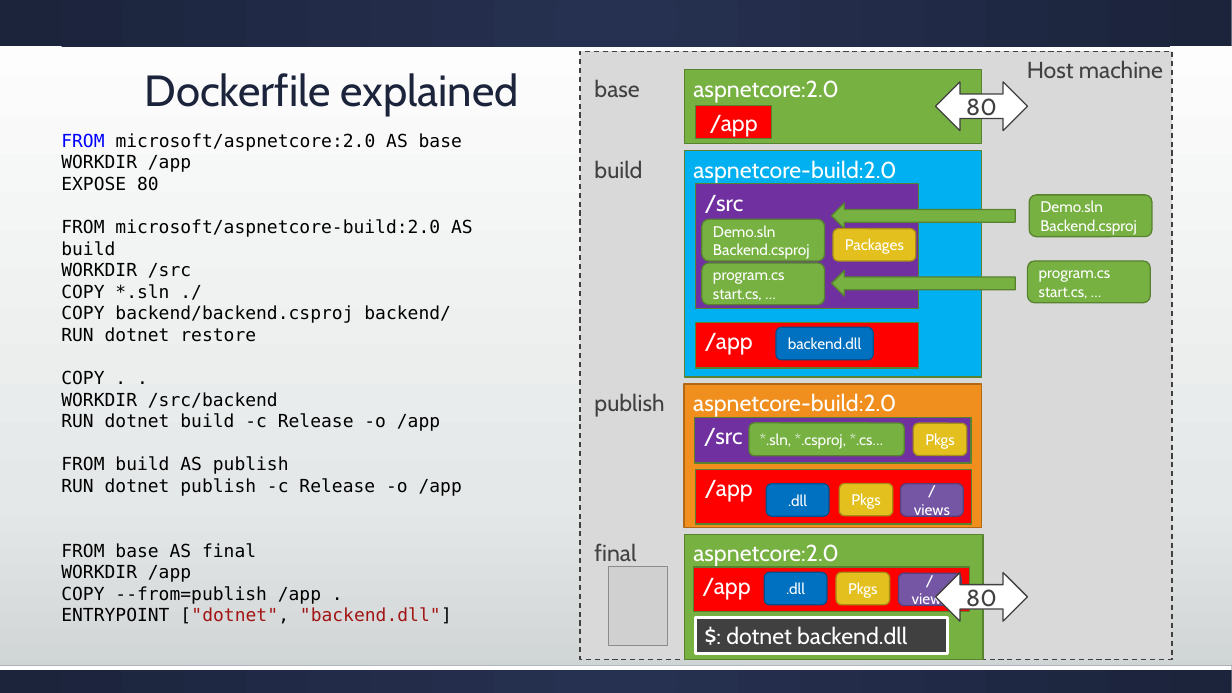
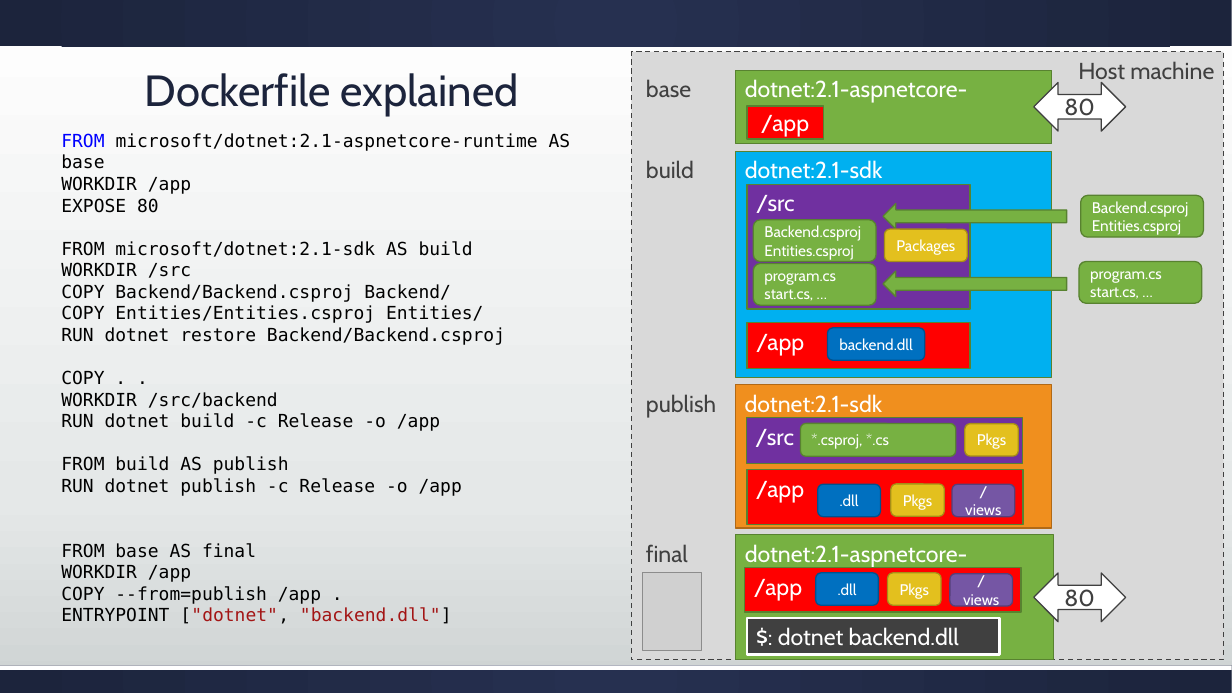
Before and after one commit to cradle77/DockerGettingStarted, a slide deck: slide 10 of slides.pptx. Drawn at 1232x693 pixels with LibreOffice and Linux fonts; fonts in the diff are those of the drawing; grey boxes stand for pictures. Boxes give left, top, right and bottom in pixels: in the first picture for what was removed or moved away, otherwise in the second. Text is boxed around its words. In the diff, an @@ line names an element or a change of style, - is before the commit and + after.

Commit message:
dotnet core2.1

```diff
--- a/slides.pptx
+++ b/slides.pptx
@@ rectangle removed at box(685, 69, 982, 143) @@
-aspnetcore:2.0
@@ rectangle added at box(736, 70, 1052, 144), fill #77B142, outline #588331 1 pt, 18 pt, text #FFFFFF @@
+dotnet:2.1-aspnetcore-runtime
@@ left right arrow "80": place and size @@
-left right arrow "80" at box(936, 82, 1028, 131)
+left right arrow "80" at box(1034, 82, 1126, 131)
@@ text at box(61, 133, 571, 169): text changed @@
-FROM microsoft/aspnetcore:2.0 AS base
+FROM microsoft/dotnet:2.1-aspnetcore-runtime AS base
@@ rectangle removed at box(685, 151, 982, 377) @@
-aspnetcore-build:2.0
@@ rectangle added at box(736, 152, 1052, 378), fill #00B0F0, outline #588331 1 pt, 18 pt, text #FFFFFF @@
+dotnet:2.1-sdk
@@ text in rounded rectangle at box(1040, 200, 1103, 212): paragraph removed @@
-Demo.sln
@@ text in rounded rectangle at box(713, 225, 776, 237): paragraph removed @@
-Demo.sln
@@ 14 rounded rectangles, 8 rectangles, 4 texts, 2 right arrows: place and size @@
-14 rounded rectangles, 8 rectangles, 4 texts, 2 right arrows at box(580, 51, 1173, 659)
+14 rounded rectangles, 8 rectangles, 4 texts, 2 right arrows at box(631, 52, 1224, 660)
@@ text in rounded rectangle at box(1092, 220, 1181, 235): paragraph added @@
+Entities.csproj
@@ text at box(61, 241, 473, 257): text changed @@
-FROM microsoft/aspnetcore-build:2.0 AS build
+FROM microsoft/dotnet:2.1-sdk AS build
@@ text in rounded rectangle at box(764, 245, 853, 260): paragraph added @@
+Entities.csproj
@@ text at box(61, 284, 505, 345): text changed @@
-COPY *.sln ./
-COPY backend/backend.csproj backend/
-RUN dotnet restore
+COPY Backend/Backend.csproj Backend/
+COPY Entities/Entities.csproj Entities/
+RUN dotnet restore Backend/Backend.csproj
@@ rectangle removed at box(684, 384, 982, 528) @@
-aspnetcore-build:2.0
@@ rectangle added at box(736, 384, 1052, 528), fill #F08F1E, outline #B26A16 1 pt, 18 pt, text #FFFFFF @@
+dotnet:2.1-sdk
@@ text in rounded rectangle at box(811, 433, 889, 449): text changed @@
-*.sln, *.csproj, *.cs…
+*.csproj, *.cs
@@ rectangle removed at box(685, 534, 983, 659) @@
-aspnetcore:2.0
@@ rectangle added at box(736, 535, 1054, 660), fill #77B142, outline #588331 1 pt, 18 pt, text #FFFFFF @@
+dotnet:2.1-aspnetcore-runtime
@@ picture: place and size @@
-picture at box(609, 567, 667, 646)
+picture at box(643, 572, 701, 651)
@@ left right arrow "80": place and size @@
-left right arrow "80" at box(936, 573, 1028, 622)
+left right arrow "80" at box(1034, 573, 1126, 622)
```
Also in this commit, not shown: 8 other slides changed, 3 slides added, 2 slides removed, 31 other files.
